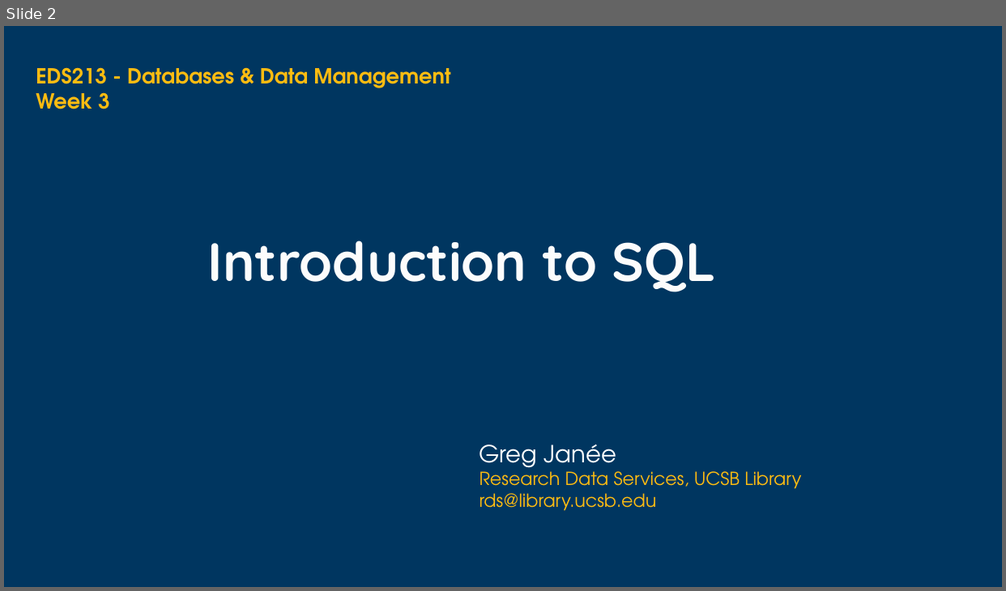
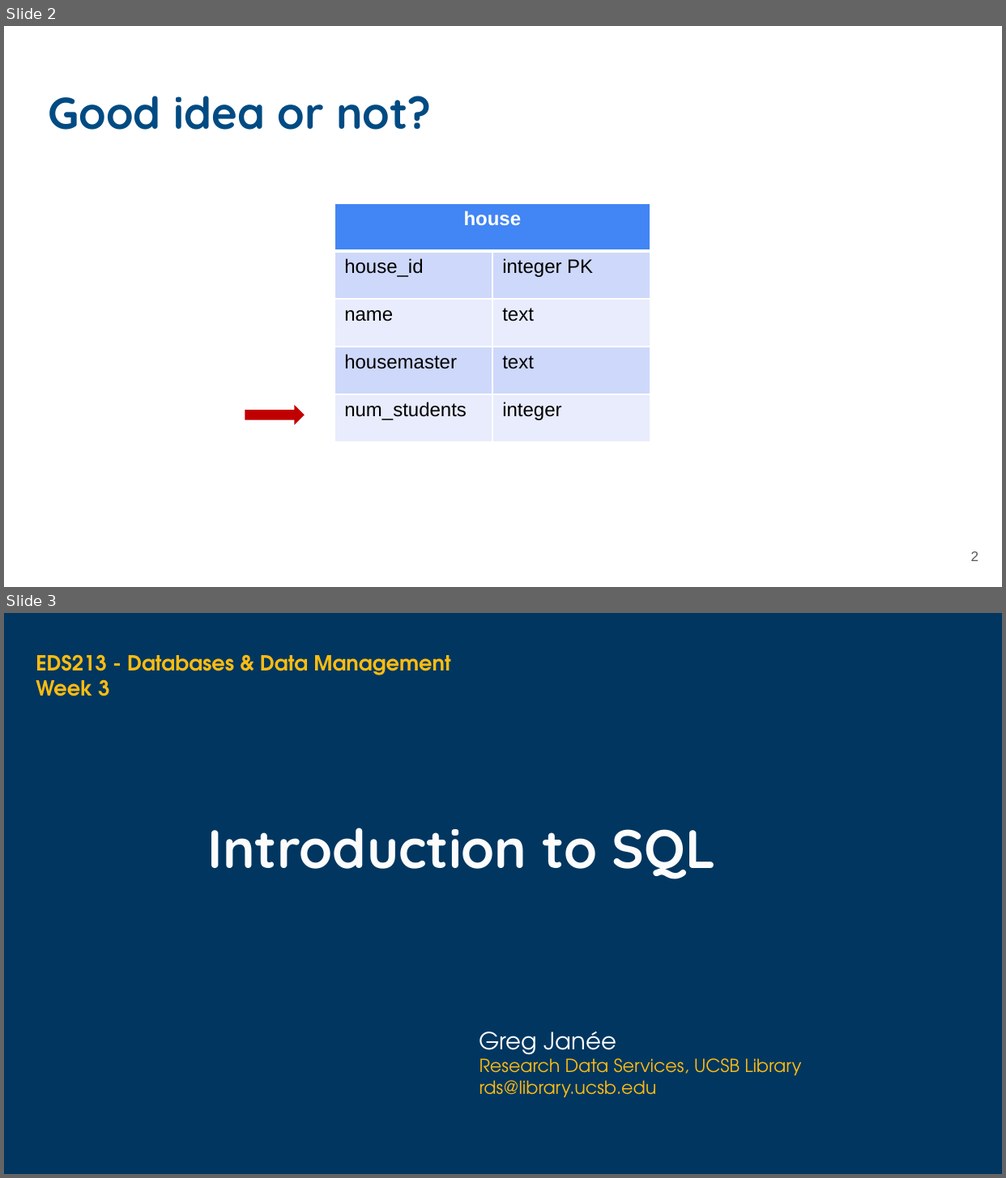
Before and after one commit to UCSB-Library-Research-Data-Services/bren-eds213, a slide deck: modules/week03/slides-03.pptx. Shown one above the other, each under a label of ours: slide 2 before the commit, slides 2 and 3 after it. The pictures are 1006x591 and 1006x1178 pixels, drawn with LibreOffice and Linux fonts; fonts in the diff are those of the drawing; background and template pictures are left out. Boxes give left, top, right and bottom in pixels: in the first picture for what was removed or moved away, otherwise in the second. Text is boxed around its words. In the diff, an @@ line names an element or a change of style, - is before the commit and + after.

```diff
--- a/modules/week03/slides-03.pptx
+++ b/modules/week03/slides-03.pptx
@@ slide 2 added at bbox=[4, 26, 1002, 587], background #FFFFFF @@
@@ title added at bbox=[48, 96, 432, 130], 32 pt, text #004B83, bold @@
+Good idea or not?
@@ table added at bbox=[334, 203, 650, 443], 5 rows, 2 columns @@
+house | 
+house_id | integer PK
+name | text
+housemaster | text
+num_students | integer
@@ right arrow added at bbox=[245, 405, 305, 425], fill #C00000 @@
@@ page number added at bbox=[971, 552, 979, 561], 10 pt, text #595959 @@
+2
@@ what was slide 2 is now slide 3 @@
```
Also in this commit, not shown: 1 slide changed, 1 other slide added, 4 slides removed.
